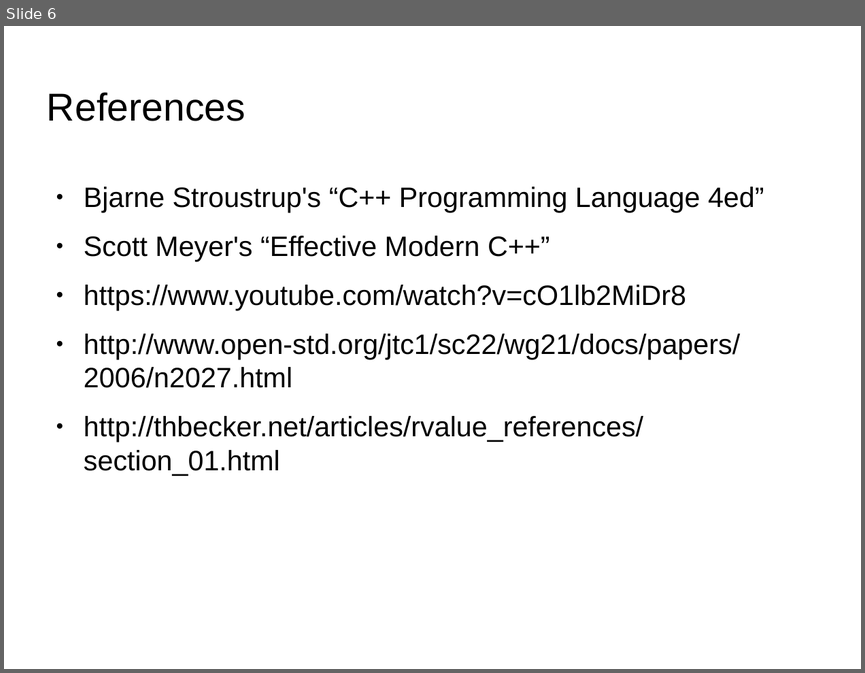
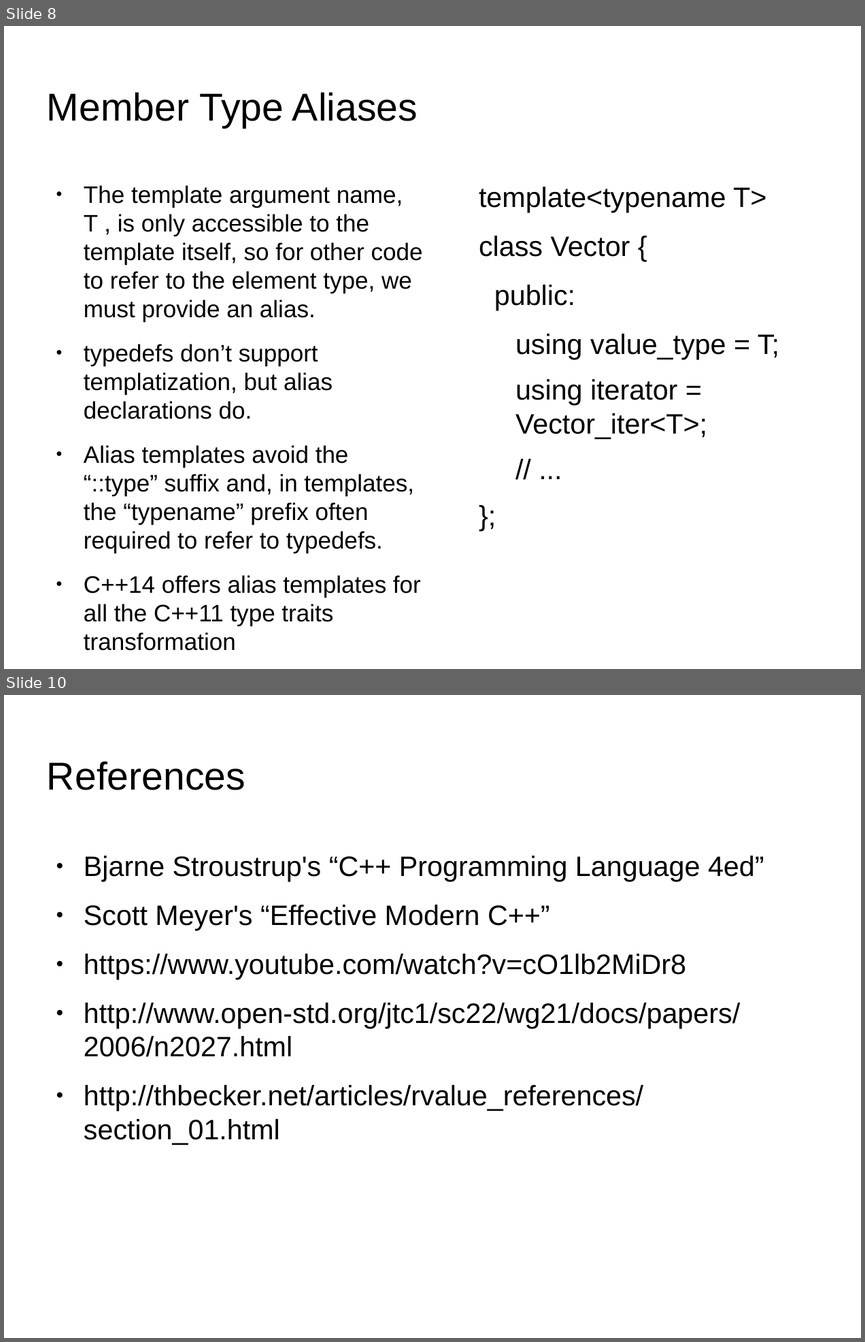
Before and after one commit to kks32/cpp-software-development, a slide deck: Ex_17_RTTI_Metaprogramming_Traits/Ex_17_RTTI_Metaprogramming_Traits.odp. Shown one above the other, each under a label of ours: slide 6 before the commit, slides 8 and 10 after it; the slides between them are not shown. The pictures are 865x673 and 865x1342 pixels, drawn with LibreOffice and Linux fonts; fonts in the diff are those of the drawing; background and template pictures are left out. Boxes give left, top, right and bottom in pixels: in the first picture for what was removed or moved away, otherwise in the second. Text is boxed around its words. In the diff, an @@ line names an element or a change of style, - is before the commit and + after.

Commit message:
Templates

```diff
--- a/Ex_17_RTTI_Metaprogramming_Traits/Ex_17_RTTI_Metaprogramming_Traits.odp
+++ b/Ex_17_RTTI_Metaprogramming_Traits/Ex_17_RTTI_Metaprogramming_Traits.odp
@@ slide 8 added at <box>4,26,861,669</box>, background picture (left out) @@
@@ title added at <box>47,92,417,128</box>, 36 pt, text #000000 @@
+Member Type Aliases
@@ text added at <box>84,185,423,650</box>, 22.1 pt, text #000000 @@
+● The template argument name, T , is only accessible to the template itself, so for other code to refer to the element type, we must provide an alias.
+● typedefs don’t support templatization, but alias declarations do.
+● Alias templates avoid the “::type” suffix and, in templates, the “typename” prefix often required to refer to typedefs.
+● C++14 offers alias templates for all the C++11 type traits transformation
@@ text added at <box>479,186,779,439</box>, 26 pt, text #000000 @@
+template<typename T>
+class Vector {
+public:
+  using value_type = T;
+  using iterator = Vector_iter<T>;
+  // ...
+};
@@ what was slide 6 is now slide 10 @@
```
Also in this commit, not shown: 3 other slides added, 2 other files.
